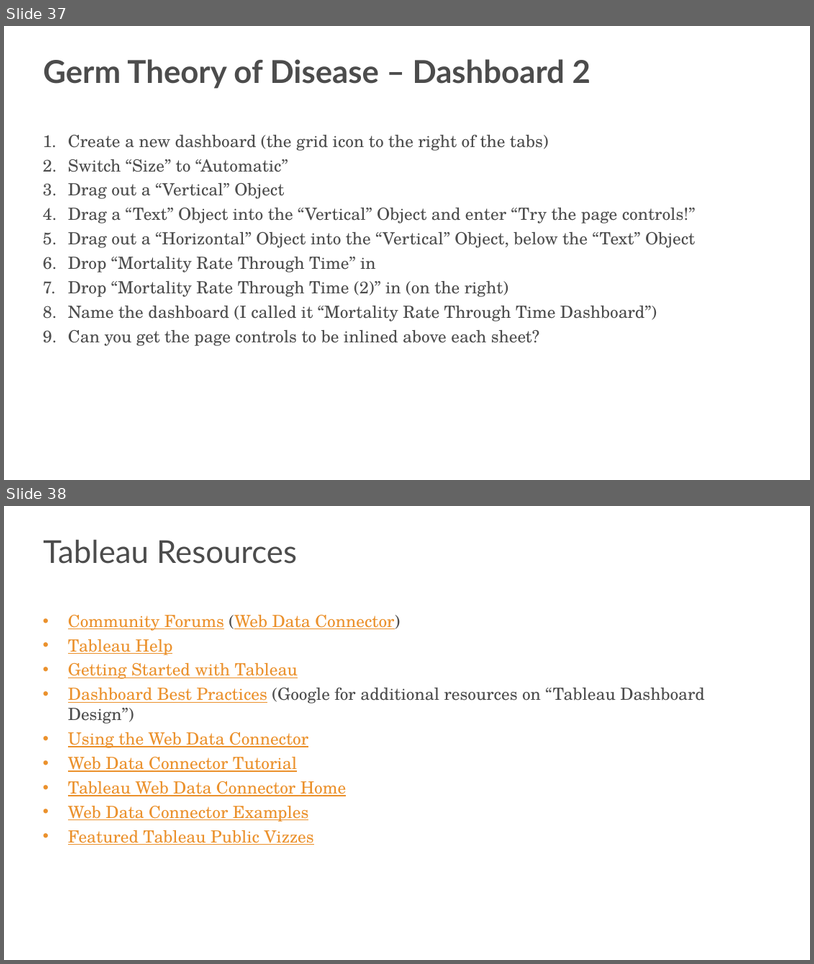
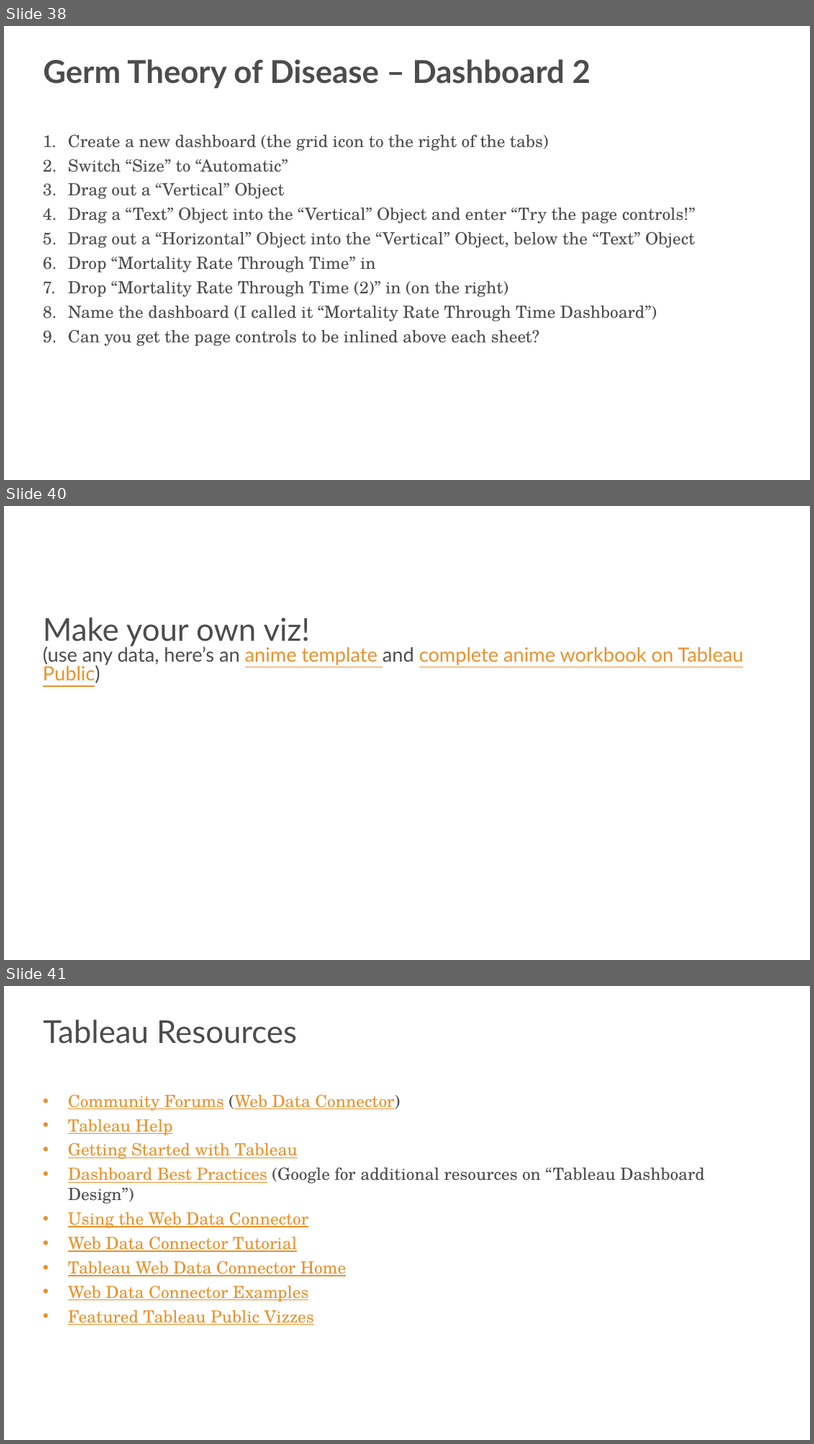
Before and after one commit to s-kyle-reed/data-lecture, a slide deck: lecture.pptx. Shown one above the other, each under a label of ours: slides 37 and 38 before the commit, slides 38, 40 and 41 after it; the slides between them are not shown. The pictures are 814x964 and 814x1444 pixels, drawn with LibreOffice and Linux fonts; fonts in the diff are those of the drawing; background and template pictures are left out. Boxes give left, top, right and bottom in pixels: in the first picture for what was removed or moved away, otherwise in the second. Text is boxed around its words. In the diff, an @@ line names an element or a change of style, - is before the commit and + after.

Commit message:
added more workbook creation slides and title cards

```diff
--- a/lecture.pptx
+++ b/lecture.pptx
@@ slide 40 added at <box>4,506,810,960</box>, background #FFFFFF @@
@@ title added at <box>43,617,743,666</box>, 28 pt, text #EB912C, underline @@
+Make your own viz!
+(use any data, here’s an anime template and complete anime workbook on Tableau Public)
@@ what was slide 37 is now slide 38 @@
@@ what was slide 38 is now slide 41 @@
```
Also in this commit, not shown: 2 other slides added.
